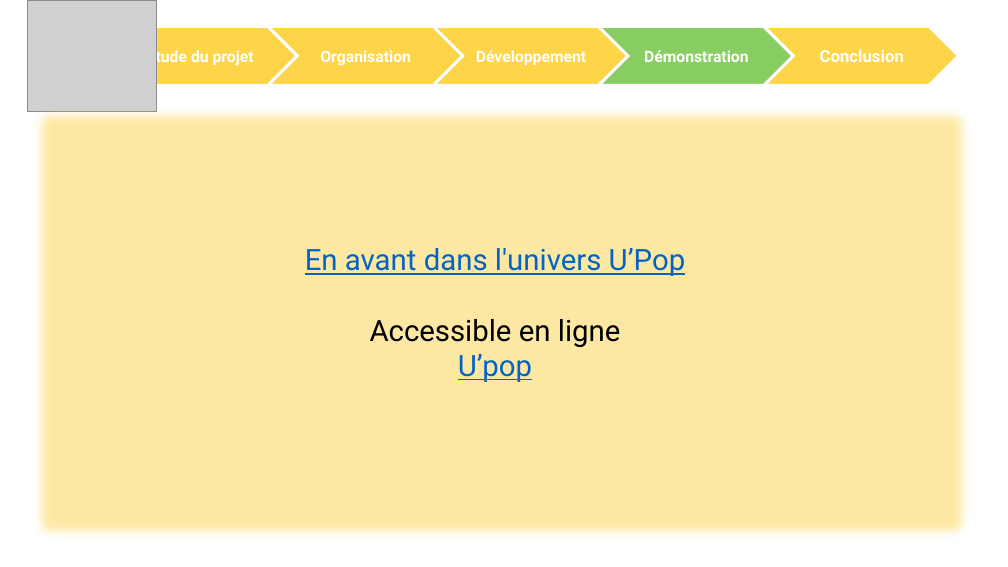
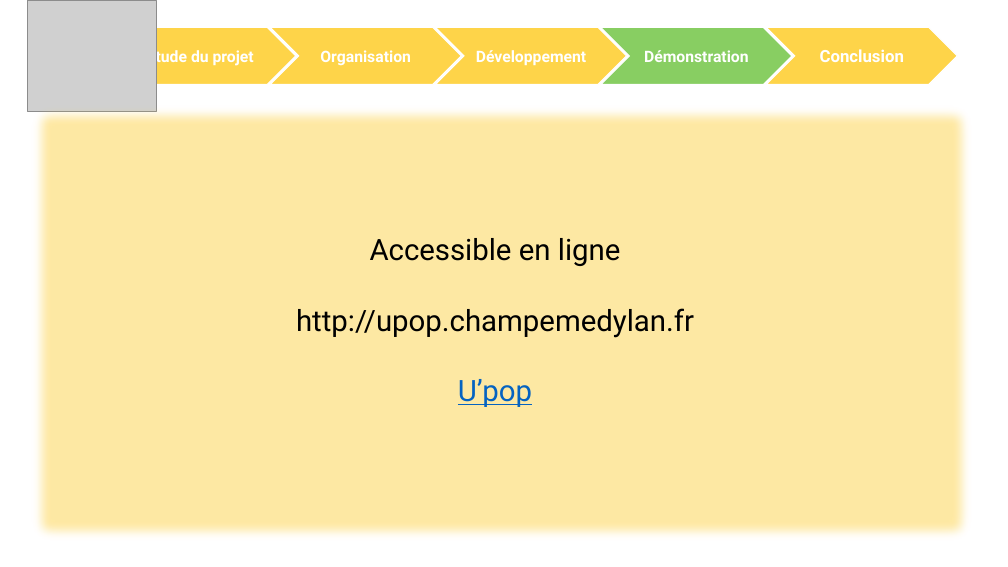
Before and after one commit to ChampemeDylan/UPOP, a slide deck: slide 24 of DIAPO.pptx. Drawn at 1008x567 pixels with LibreOffice and Linux fonts; fonts in the diff are those of the drawing; grey boxes stand for pictures; background and template pictures are left out. Boxes give left, top, right and bottom in pixels: in the first picture for what was removed or moved away, otherwise in the second. Text is boxed around its words. In the diff, an @@ line names an element or a change of style, - is before the commit and + after.

```diff
--- a/DIAPO.pptx
+++ b/DIAPO.pptx
@@ text "Accessible en ligne": place and size @@
-text "Accessible en ligne" at [305, 248, 686, 382]
+text "Accessible en ligne" at [296, 238, 694, 407]
@@ text at [305, 248, 686, 276]: paragraph removed @@
-En avant dans l'univers U’Pop
@@ text at [296, 308, 694, 338]: paragraph added @@
+http://upop.champemedylan.fr
```
Also in this commit, not shown: 1 other slide changed.
